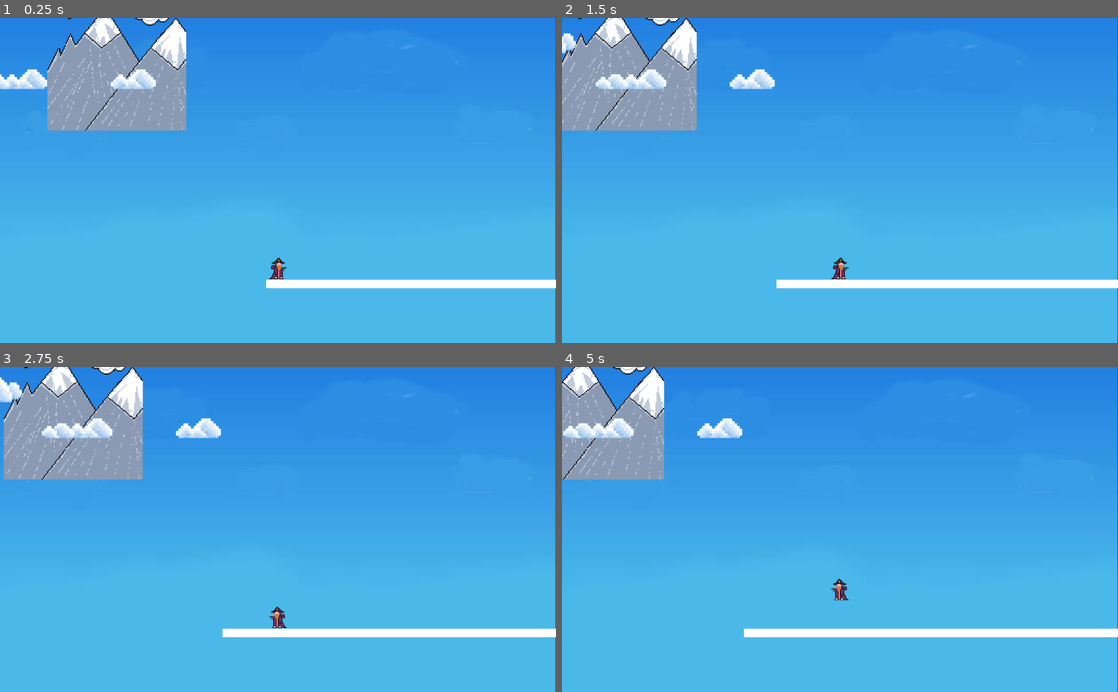
Above: before the commit, frames 1-4 (two rows, left to right).
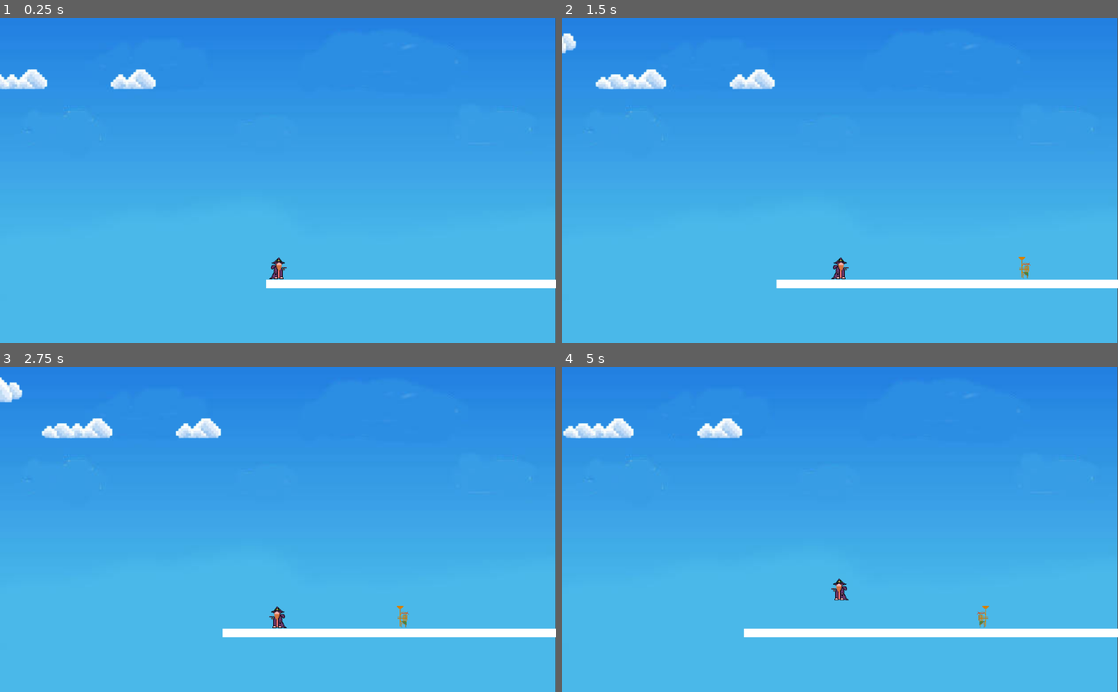
Above: after the commit, the same moments.

Repository: GameJamFGA-UnB/Grupo6
Game: Godot game, scene res://Node2D.tscn
Two runs of this game, one before a commit and one after it. Both use one fixed random seed, a clock stepped at 60 frames per second and the inputs below.
Inputs:
- Up to frame 1 (0.25 s): no input
- Up to frame 2 (1.5 s): tap Enter at 0.5 s; hold Right (Move_right) from 0.53 s (still down); tap Space (Jump) at 0.77 s
- Up to frame 3 (2.75 s): tap Space (Jump) at 1.52 s; release Right (Move_right) at 2.03 s; hold Left (Move_left) from 2.03 s (still down)
- Up to frame 4 (5 s): release Left (Move_left) at 2.78 s; hold Right (Move_right) 2.78-4.28 s; tap Space (Jump) at 3.02, 3.77, 4.52 s; hold Left (Move_left) from 4.28 s (still down)

The runs differ from the first frame. In frame 1, 7.0% of the frame differs, in the area x 8-34%, y 0-35%; in frame 2, 6.8%; in frame 3, 6.9%; in frame 4, 5.2%.

Commit message:
Adding Menu and Enemy

Diff:
--- /dev/null
+++ b/Button.gd
@@ -0,0 +1,20 @@
+extends Button
+
+# var game_scene = preload("res://Node2D.tscn").instance()
+# Declare member variables here. Examples:
+# var a = 2
+# var b = "text"
+
+
+# Called when the node enters the scene tree for the first time.
+func _ready():
+	pass # Replace with function body.
+
+
+# Called every frame. 'delta' is the elapsed time since the previous frame.
+#func _process(delta):
+#	pass
+
+
+func _on_Button_pressed():
+	get_tree().change_scene("res://Node2D.tscn")
--- /dev/null
+++ b/Control.tscn
@@ -0,0 +1,32 @@
+[gd_scene load_steps=2 format=2]
+
+[ext_resource path="res://Button.gd" type="Script" id=1]
+
+[node name="Control" type="Control"]
+anchor_right = 1.0
+anchor_bottom = 1.0
+
+[node name="Button" type="Button" parent="."]
+anchor_left = 0.5
+anchor_top = 1.0
+anchor_right = 0.5
+anchor_bottom = 1.0
+margin_left = -105.0
+margin_top = -116.0
+margin_right = 105.0
+text = "START"
+script = ExtResource( 1 )
+
+[node name="RichTextLabel" type="RichTextLabel" parent="."]
+anchor_left = 0.32666
+anchor_top = 0.409167
+anchor_right = 0.67334
+anchor_bottom = 0.590833
+margin_bottom = 3.05176e-05
+grow_horizontal = 0
+text = "Pontuação anterior:"
+__meta__ = {
+"_edit_use_anchors_": true
+}
+
+[connection signal="pressed" from="Button" to="Button" method="_on_Button_pressed"]
--- /dev/null
+++ b/Enemy.gd
@@ -0,0 +1,32 @@
+extends KinematicBody2D
+
+# Declare member variables here. Examples:
+# var a = 2
+# var b = "text"
+var time = 0
+var flag = true
+
+export (int) var run_speed = 100
+export (int) var gravity = 20000
+
+# Called when the node enters the scene tree for the first time.
+func _ready():
+	pass # Replace with function body.
+
+# Called every frame. 'delta' is the elapsed time since the previous frame.
+func _process(delta):
+	var velocity = Vector2.ZERO
+	velocity.y += gravity * delta
+	time += 0.1
+	if flag:
+		velocity.x -= run_speed
+		# position.x -= 1
+	else:
+		# position.x += 1
+		velocity.x += run_speed
+	if time > 20:
+		time = 0
+		flag = false if flag else true
+		$Sprite.flip_h = false if flag else true
+
+	velocity = move_and_slide(velocity, Vector2(0, -1))
--- a/KinematicBody2D.gd
+++ b/KinematicBody2D.gd
@@ -6,6 +6,9 @@
 
 var velocity = Vector2()
 var jumping = false
+var life = 3
+
+signal hit
 
 func get_input():
 	velocity.x = 0
@@ -16,6 +19,7 @@
 	if jump and is_on_floor():
 		jumping = true
 		velocity.y = jump_speed
+		$AudioStreamPlayer.play()
 	if right:
 		velocity.x += run_speed
 		$Sprite.flip_h = false
@@ -23,9 +27,21 @@
 		velocity.x -= run_speed
 		$Sprite.flip_h = true
 
+func die():
+	position.x = 10
+	position.y = 400
+	get_tree().change_scene("res://Control.tscn")
+	#emit_signal("hit")
+	#queue_free()
+
 func _physics_process(delta):
 	get_input()
 	velocity.y += gravity * delta
 	if jumping and is_on_floor():
 		jumping = false
 	velocity = move_and_slide(velocity, Vector2(0, -1))
+	# var collision_info = move_and_collide(velocity * delta)
+	#if collision_info:
+	#	print(collision_info)
+	if position.y > 1000:
+		die()
--- a/Node2D.tscn
+++ b/Node2D.tscn
@@ -6,38 +6,17 @@
 [ext_resource path="res://Assets/Sources/Tile.png" type="Texture" id=4]
 [ext_resource path="res://Chefe do piano.png" type="Texture" id=5]
 [ext_resource path="res://CameraController.gd" type="Script" id=6]
-[ext_resource path="res://Assets/Sources/Mountains.png" type="Texture" id=7]
 [ext_resource path="res://Assets_to_Test/ClearBackgroung.jpg" type="Texture" id=8]
 [ext_resource path="res://Assets_to_Test/Parallax.png" type="Texture" id=9]
 [ext_resource path="res://Assets_to_Test/Pangaré-removebg-preview.png" type="Texture" id=10]
-
-[sub_resource type="ConvexPolygonShape2D" id=1]
-points = PoolVector2Array( 0, 0, 16, 0, 16, 16, 0, 16 )
+[ext_resource path="res://Assets_to_Test/Ninja-removebg-preview.png" type="Texture" id=11]
+[ext_resource path="res://Enemy.gd" type="Script" id=12]
+[ext_resource path="res://Assets_to_Test/Sound_Effects/jump.wav" type="AudioStream" id=13]
 
 [sub_resource type="ConvexPolygonShape2D" id=4]
 points = PoolVector2Array( 15.8813, 15.8813, 0, 15.8813, 0, 0, 15.8813, 0 )
 
 [sub_resource type="TileSet" id=2]
-0/name = "tile_0007.png 0"
-0/tex_offset = Vector2( 0, 0 )
-0/modulate = Color( 1, 1, 1, 1 )
-0/region = Rect2( 0, 0, 16, 16 )
-0/tile_mode = 0
-0/occluder_offset = Vector2( 0, 0 )
-0/navigation_offset = Vector2( 0, 0 )
-0/shape_offset = Vector2( 0, 0 )
-0/shape_transform = Transform2D( 1, 0, 0, 1, 0, 0 )
-0/shape = SubResource( 1 )
-0/shape_one_way = false
-0/shape_one_way_margin = 1.0
-0/shapes = [ {
-"autotile_coord": Vector2( 0, 0 ),
-"one_way": false,
-"one_way_margin": 1.0,
-"shape": SubResource( 1 ),
-"shape_transform": Transform2D( 1, 0, 0, 1, 0, 0 )
-} ]
-0/z_index = 0
 1/name = "Tile.png 1"
 1/texture = ExtResource( 4 )
 1/tex_offset = Vector2( 0, 0 )
@@ -76,6 +55,9 @@
 [sub_resource type="RectangleShape2D" id=7]
 extents = Vector2( 58, 64 )
 
+[sub_resource type="RectangleShape2D" id=8]
+extents = Vector2( 12.5, 21 )
+
 [node name="Node2D" type="Node2D"]
 
 [node name="TileMap" type="TileMap" parent="."]
@@ -101,6 +83,10 @@
 position = Vector2( -1, -10 )
 shape = SubResource( 3 )
 
+[node name="AudioStreamPlayer" type="AudioStreamPlayer" parent="Player"]
+stream = ExtResource( 13 )
+volume_db = -20.0
+
 [node name="Boss" type="KinematicBody2D" parent="."]
 position = Vector2( 1716, 461 )
 __meta__ = {
@@ -123,16 +109,6 @@
 scale = Vector2( 1.63578, 1.6117 )
 texture = ExtResource( 8 )
 
-[node name="ParallaxLayer" type="ParallaxLayer" parent="ParallaxBackground"]
-position = Vector2( -411, -129 )
-__meta__ = {
-"_edit_group_": true
-}
-
-[node name="Sprite" type="Sprite" parent="ParallaxBackground/ParallaxLayer"]
-position = Vector2( 136, 206 )
-texture = ExtResource( 7 )
-
 [node name="ParallaxLayer2" type="ParallaxLayer" parent="ParallaxBackground"]
 position = Vector2( 512, 169 )
 motion_mirroring = Vector2( 200, 0 )
@@ -150,6 +126,7 @@
 script = ExtResource( 6 )
 
 [node name="RigidBody2D" type="RigidBody2D" parent="."]
+position = Vector2( 2, 1 )
 
 [node name="KinematicBody2D" type="KinematicBody2D" parent="."]
 position = Vector2( 1841, 281 )
@@ -167,3 +144,19 @@
 [node name="CollisionShape2D" type="CollisionShape2D" parent="KinematicBody2D"]
 position = Vector2( -208, 129 )
 shape = SubResource( 7 )
+
+[node name="Enemy" type="KinematicBody2D" parent="."]
+position = Vector2( 607, 445 )
+script = ExtResource( 12 )
+__meta__ = {
+"_edit_group_": true
+}
+
+[node name="Sprite" type="Sprite" parent="Enemy"]
+position = Vector2( 0, 1 )
+scale = Vector2( 0.101563, 0.0771485 )
+texture = ExtResource( 11 )
+
+[node name="CollisionShape2D" type="CollisionShape2D" parent="Enemy"]
+position = Vector2( -0.5, 2 )
+shape = SubResource( 8 )
--- a/Player.gd
+++ b/Player.gd
@@ -19,7 +19,7 @@
 # Called every frame. 'delta' is the elapsed time since the previous frame.
 func _process(delta):
 	var velocity = Vector2.ZERO
-
+	velocity.y += gravity * delta
 	if Input.is_action_pressed("Move_right"):
 		velocity.x += 100
 	if Input.is_action_pressed("Move_left"):
Not shown, added: Assets_to_Test/Castle_Door.jpg.import
Not shown, added: Assets_to_Test/Castle_Front.jpg.import
Binary file added: Assets_to_Test/Heart.png
Not shown, added: Assets_to_Test/Heart.png.import
Binary file added: Assets_to_Test/HeartEmpty.png
Not shown, added: Assets_to_Test/HeartEmpty.png.import
Binary file added: Assets_to_Test/Ninja-removebg-preview.png
Not shown, added: Assets_to_Test/Ninja-removebg-preview.png.import
Not shown, added: Assets_to_Test/Ninja.jpg.import
Not shown, added: Assets_to_Test/Sound_Effects/Ball_Hit.wav.import
Not shown, added: Assets_to_Test/Sound_Effects/Ball_reverb.wav.import
Not shown, added: Assets_to_Test/Sound_Effects/Boss_Sinth_1.wav.import
(and 23 more such lines)
